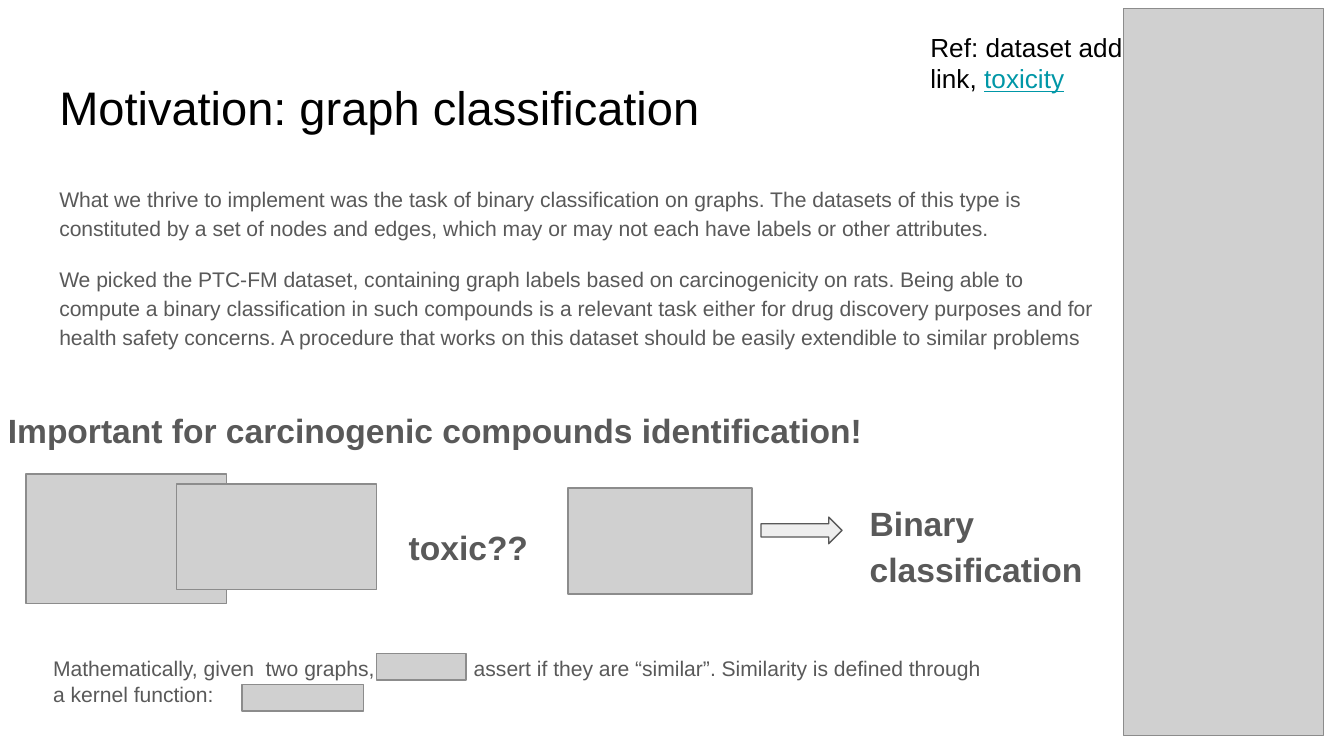
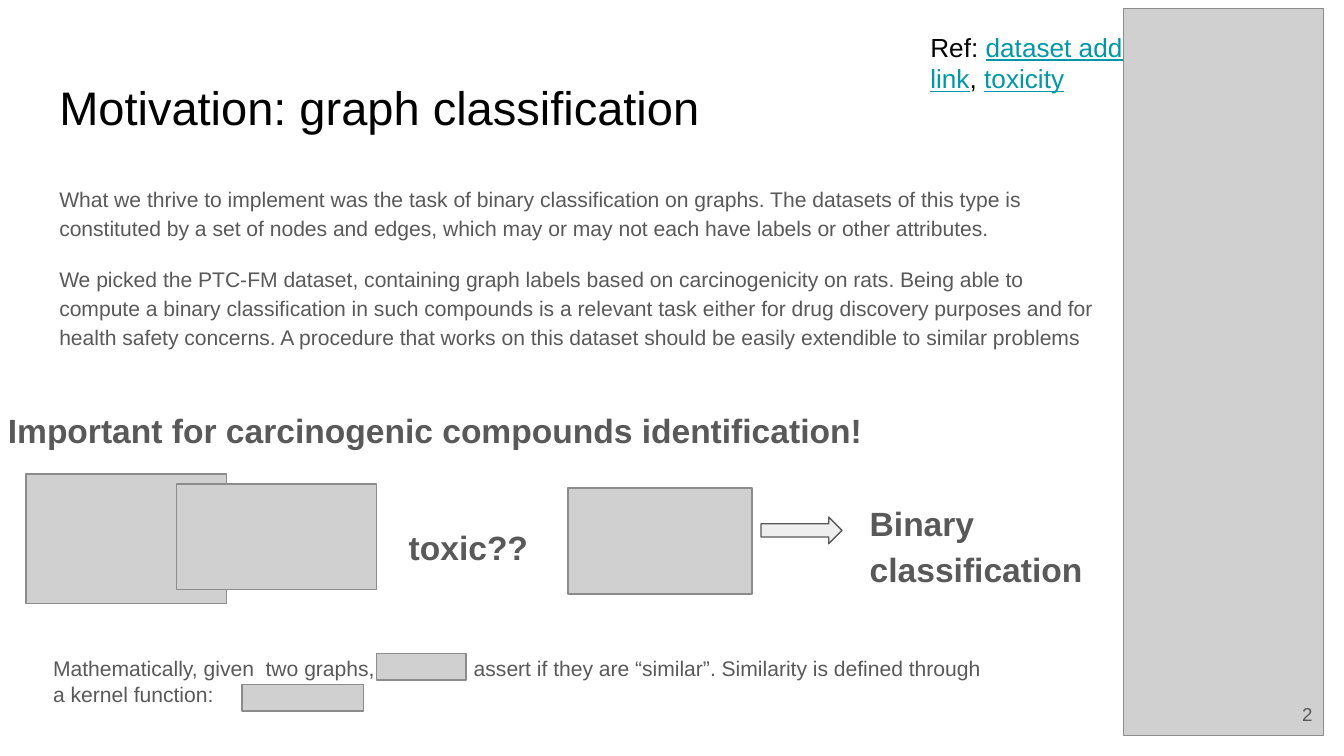
Before and after one commit to teng10/qhack23_rydberg_graph, a slide deck: slide 2 of Qhack_presentation.pptx. Drawn at 1344x756 pixels with LibreOffice and Linux fonts; fonts in the diff are those of the drawing; grey boxes stand for pictures. Boxes give left, top, right and bottom in pixels: in the first picture for what was removed or moved away, otherwise in the second. Text is boxed around its words. In the diff, an @@ line names an element or a change of style, - is before the commit and + after.

```diff
--- a/Qhack_presentation.pptx
+++ b/Qhack_presentation.pptx
@@ text "Ref: dataset add link, toxicity" at (930, 38, 1123, 94): text colour #000000 to #0097A7, underline on in "dataset add link," @@
@@ page number added at (1302, 708, 1312, 721), 10 pt, text #595959 @@
+2
```
Also in this commit, not shown: 14 other slides changed, 3 slides added, 4 other files.
